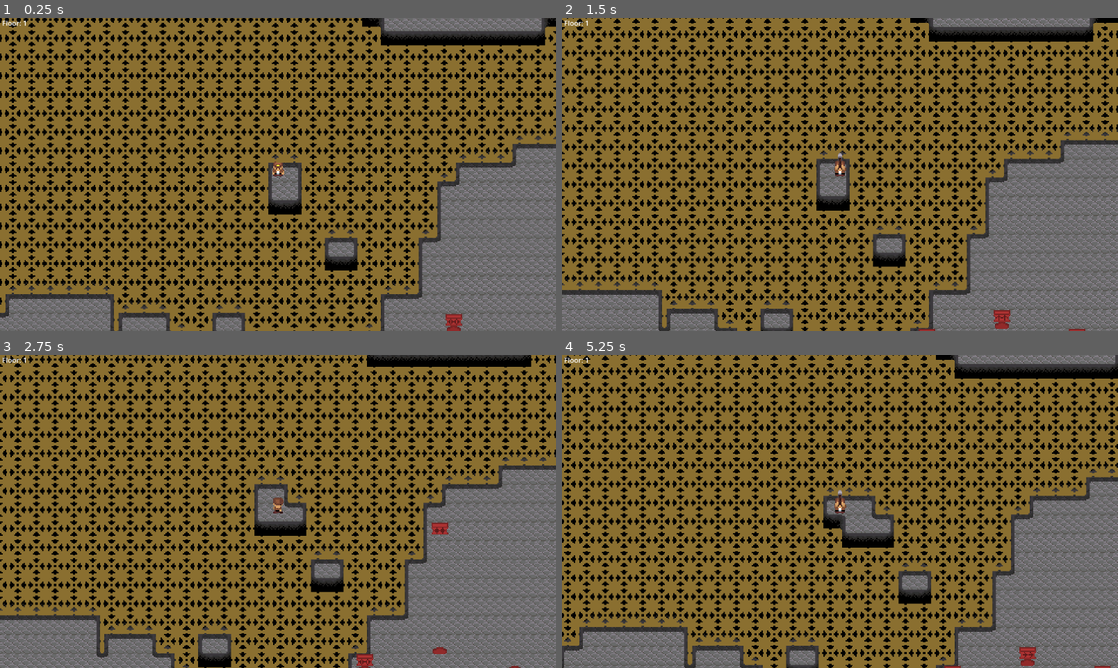
Above: before the commit, frames 1-4 (two rows, left to right).
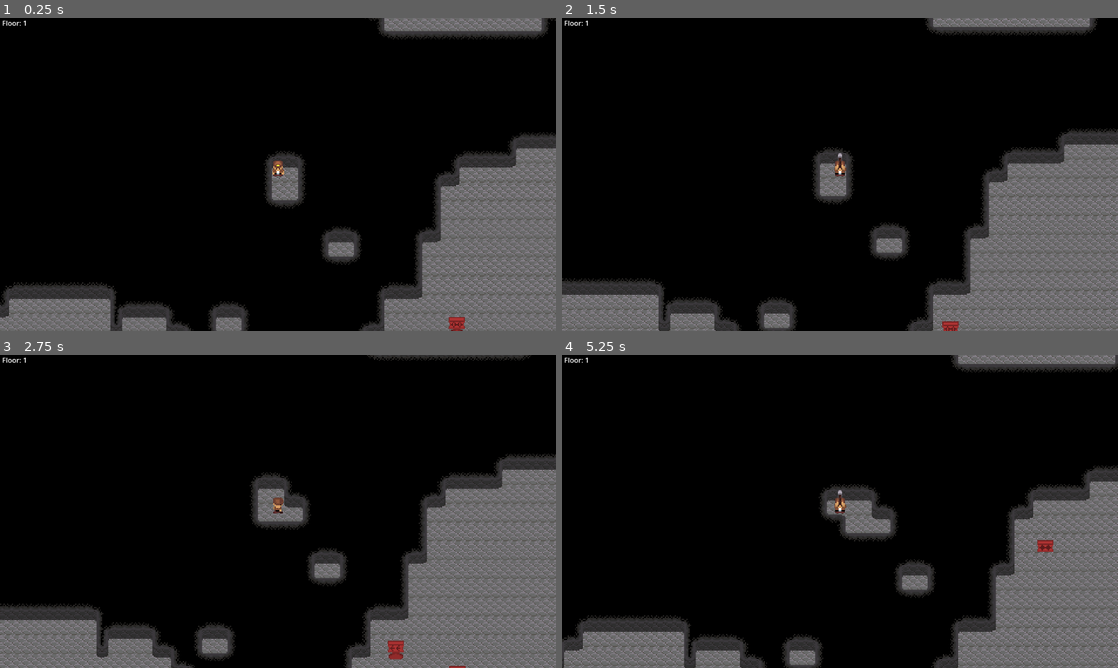
Above: after the commit, the same moments.

Repository: ethanbaedke/Mining-Game
Game: Godot game, scene res://game_manager.tscn
The game is run twice, just before and just after one commit, with the same random seed, the same clock (stepped at 60 frames per second) and the same inputs.
Inputs:
- Up to frame 1 (0.25 s): no input
- Up to frame 2 (1.5 s): tap Enter at 0.5 s; hold Right (move_right) 0.53-1.28 s; tap C (use_pickaxe) at 0.6, 1.35 s; hold Down (move_down) from 1.28 s (still down)
- Up to frame 3 (2.75 s): release Down (move_down) at 2.03 s; hold Right (move_right) from 2.03 s (still down); tap C (use_pickaxe) at 2.1 s
- Up to frame 4 (5.25 s): release Right (move_right) at 2.78 s; hold Up (move_up) 2.78-3.53 s; tap C (use_pickaxe) every 0.75 s from 2.85 to 5.1 s; hold Left (move_left) 3.53-5.03 s; hold Down (move_down) from 5.03 s (still down)

The runs differ from the first frame. In frame 1, 64% of the frame differs, in the area x 0-100%, y 0-100%; in frame 2, 63%; in frame 3, 61%; in frame 4, 64%.

Commit message:
Added movement to cannonhead enemies.

Diff:
--- a/mining-game/cannonhead_enemy.gd
+++ b/mining-game/cannonhead_enemy.gd
@@ -4,17 +4,25 @@
 @onready var _head_sprite:Sprite2D = $Head/Sprite2D
 @onready var _body:Area2D = $Body
 
+# The distance squared away from the next point (in pixels) we have to be to consider ourselves at that point.
+const MOVEMENT_PATH_POINT_REACHED_MARGIN:float = 16 #4-pixels
+const MOVE_SPEED:float = 16
 # This distance is measured in cells.
 const HEAD_THROW_MAX_DISTANCE:int = 10
 const HEAD_THROW_LEFT_FAR_OFFSET:Vector2 = Vector2(-HEAD_THROW_MAX_DISTANCE * 16.0, 0.0)
 const HEAD_THROW_RIGHT_FAR_OFFSET:Vector2 = Vector2(HEAD_THROW_MAX_DISTANCE * 16.0, 0.0)
 const HEAD_THROW_UP_FAR_OFFSET:Vector2 = Vector2(0.0, -HEAD_THROW_MAX_DISTANCE * 16.0)
 const HEAD_THROW_DOWN_FAR_OFFSET:Vector2 = Vector2(0.0, HEAD_THROW_MAX_DISTANCE * 16.0)
-const HEAD_THROW_COOLDOWN:float = 1.0
+const HEAD_THROW_COOLDOWN:float = 2.0
 const HEAD_THROW_TELEGRAPH_TIME:float = 1.0
 
 enum ThrowingDirection { LEFT, RIGHT, UP, DOWN }
 
+# Should be set by the instantiator. Used for pathfinding.
+var astar:AStarGrid2D = null
+
+var _movement_point_path:PackedVector2Array = []
+var _point_path_index:int = -1
 var _head_throwing_direction:ThrowingDirection = ThrowingDirection.DOWN
 var _throwing_head:bool = false
 var _telegraphing:bool = false
@@ -30,6 +38,7 @@
 
 	if (_head_throw_cooldown_timer > 0.0):
 		_head_throw_cooldown_timer -= delta
+		_handle_movement(delta)
 	elif (!_telegraphing && !_throwing_head):
 		_telegraph_head_throw()
 	elif (_telegraph_timer > 0.0):
@@ -41,7 +50,12 @@
 
 func _draw() -> void:
 
-	# Only draw if we have visible collision shapes checked in the editor.
+	# Draw pathfinding if visible paths is checked in the editor.
+	if (get_tree().debug_paths_hint):
+		for i:int in range(_movement_point_path.size() - 1):
+			draw_line(to_local(_movement_point_path[i]), to_local(_movement_point_path[i + 1]), Color.GREEN, 1.0)
+
+	# Only draw collision if we have visible collision shapes checked in the editor.
 	if (get_tree().debug_collisions_hint):
 		draw_line(_head.position, _head.position + HEAD_THROW_LEFT_FAR_OFFSET, Color.RED, 1.0)
 		draw_line(_head.position, _head.position + HEAD_THROW_RIGHT_FAR_OFFSET, Color.RED, 1.0)
@@ -49,6 +63,47 @@
 		draw_line(_head.position, _head.position + HEAD_THROW_DOWN_FAR_OFFSET, Color.RED, 1.0)
 		if (_throwing_head):
 			draw_line(self.to_local(_head_throw_start_pos), self.to_local(_head_throw_end_pos), Color.ORANGE, 2.0)
+
+func _handle_movement(delta:float) -> void:
+
+	# If we're at our destination, calculate a new path.
+	if (_point_path_index >= _movement_point_path.size() - 1):
+		_calculate_new_movement_path()
+		return
+
+	# Grab info about our next point.
+	var next_point:Vector2 = _movement_point_path[_point_path_index + 1]
+	var vec_to_next_point:Vector2 = next_point - self.global_position
+
+	# If we're at our next point, increment our point index
+	if (vec_to_next_point.length_squared() < MOVEMENT_PATH_POINT_REACHED_MARGIN):
+		_point_path_index += 1
+	# Otherwise, move towards our next point.
+	else:
+		position += vec_to_next_point.normalized() * MOVE_SPEED * delta
+
+		# Update path visualization.
+		queue_redraw()
+
+func _calculate_new_movement_path() -> void:
+
+	# Get the tile this enemy is on.
+	var cur_tile:Vector2i = (self.global_position * 0.0625) as Vector2i
+
+	# Select a random tile in a 5x5 grid centered on this enemy.
+	var x_off:int = randi_range(-2, 2)
+	var y_off:int = randi_range(-2, 2)
+	var new_tile:Vector2i = Vector2i(cur_tile.x + x_off, cur_tile.y + y_off)
+	new_tile.x = clampi(new_tile.x, 0, astar.region.size.x - 1)
+	new_tile.y = clampi(new_tile.y, 0, astar.region.size.y - 1)
+
+	# Try and calculate the movement path.
+	_movement_point_path = astar.get_point_path(cur_tile, new_tile)
+
+	_point_path_index = -1
+
+	# Update path visualization.
+	queue_redraw()
 
 func _telegraph_head_throw() -> void:
 
--- a/mining-game/mine_level.gd
+++ b/mining-game/mine_level.gd
@@ -30,6 +30,9 @@
 
 # Reference retrieved on ready.
 var _game_manager:GameManager = null
+
+# Navigation
+var _astar:AStarGrid2D = AStarGrid2D.new()
 
 func remove_tile(cell_coordinates:Vector2i) -> void:
 
@@ -137,6 +140,17 @@
 				wall_physical_layer.set_cells_terrain_connect([Vector2i(x, y)], 0, 0)
 				map[x + (y * MAP_WIDTH)] = 1
 
+	# Setup our navigation here, since it should see physical tiles and holes.
+	_astar.region = Rect2i(0, 0, MAP_WIDTH, MAP_HEIGHT)
+	_astar.cell_size = Vector2(16.0, 16.0)
+	_astar.offset = Vector2(8.0, 8.0)
+	_astar.diagonal_mode = AStarGrid2D.DIAGONAL_MODE_ONLY_IF_NO_OBSTACLES
+	_astar.update()
+	for y:int in range(MAP_HEIGHT):
+		for x:int in range(MAP_WIDTH):
+			if (map[x + (y * MAP_WIDTH)] == 1):
+				_astar.set_point_solid(Vector2i(x, y))
+
 	_place_enemies(map, rng)
 
 	return map
@@ -154,6 +168,8 @@
 				# Spawn the cannonhead enemy.
 				var enemy:CannonheadEnemy = CANNONHEAD_ENEMY_SCENE.instantiate()
 				enemy.position = Vector2((x * 16) + 8, (y * 16) + 8)
+				# Pass pathfinding for this mine level to the enemy.
+				enemy.astar = _astar
 				self.add_child(enemy)
 
 # Places a hole.
--- a/mining-game/mine_level.tscn
+++ b/mining-game/mine_level.tscn
@@ -15,6 +15,7 @@
 tile_set = ExtResource("2_08n1b")
 
 [node name="WallPhysicalLayer" type="TileMapLayer" parent="." unique_id=865466753]
+visible = false
 z_index = 1
 tile_set = ExtResource("2_08n1b")
 
